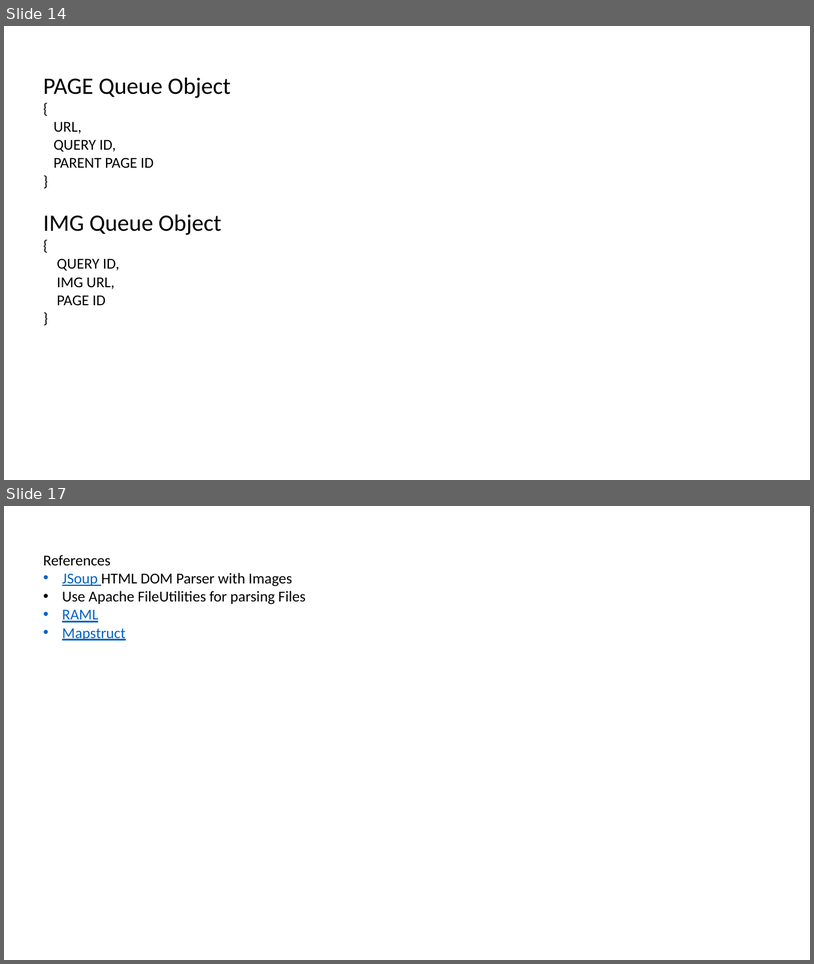
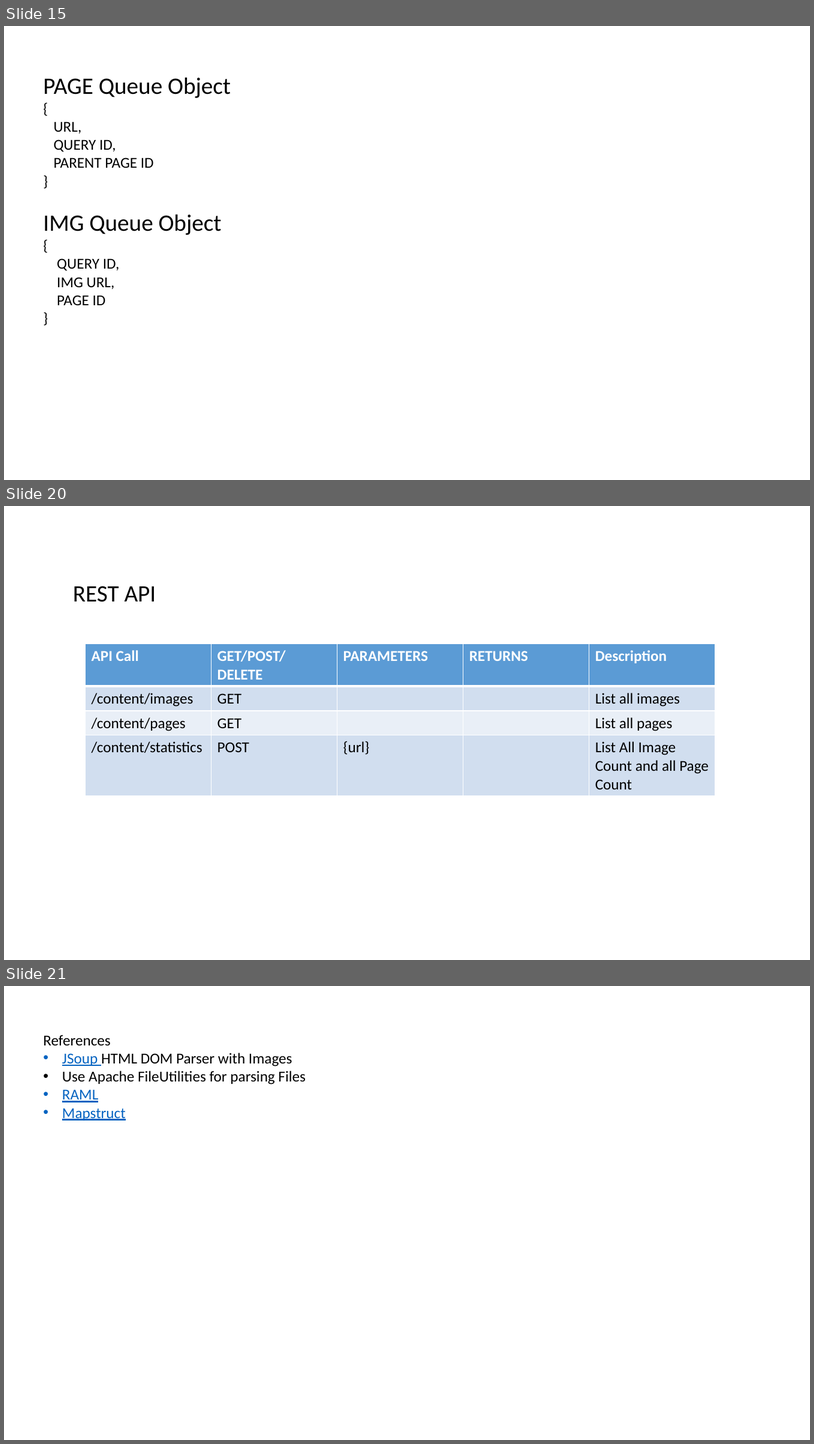
Before and after one commit to datim/squid, a slide deck: docs/design.pptx. Shown one above the other, each under a label of ours: slides 14 and 17 before the commit, slides 15, 20 and 21 after it; the slides between them are not shown. The pictures are 814x964 and 814x1444 pixels, drawn with LibreOffice and Linux fonts; fonts in the diff are those of the drawing. Boxes give left, top, right and bottom in pixels: in the first picture for what was removed or moved away, otherwise in the second. Text is boxed around its words. In the diff, an @@ line names an element or a change of style, - is before the commit and + after.

Commit message:
Add search for images, job status management checks and APIIs, and query management APIs

```diff
--- a/docs/design.pptx
+++ b/docs/design.pptx
@@ slide 20 added at (4, 506, 810, 960), background #FFFFFF @@
@@ text added at (73, 586, 156, 602), 28 pt, text #000000 @@
+REST API
@@ table added at (85, 644, 714, 792), 4 rows, 5 columns @@
+API Call | GET/POST/DELETE | PARAMETERS | RETURNS | Description
+/content/images | GET |  |  | List all images
+/content/pages | GET |  |  | List all pages
+/content/statistics | POST | {url} |  | List All Image Count and all Page Count
@@ what was slide 14 is now slide 15 @@
@@ what was slide 17 is now slide 21 @@
```
Also in this commit, not shown: 9 slides changed, 3 other slides added, 31 other files.
